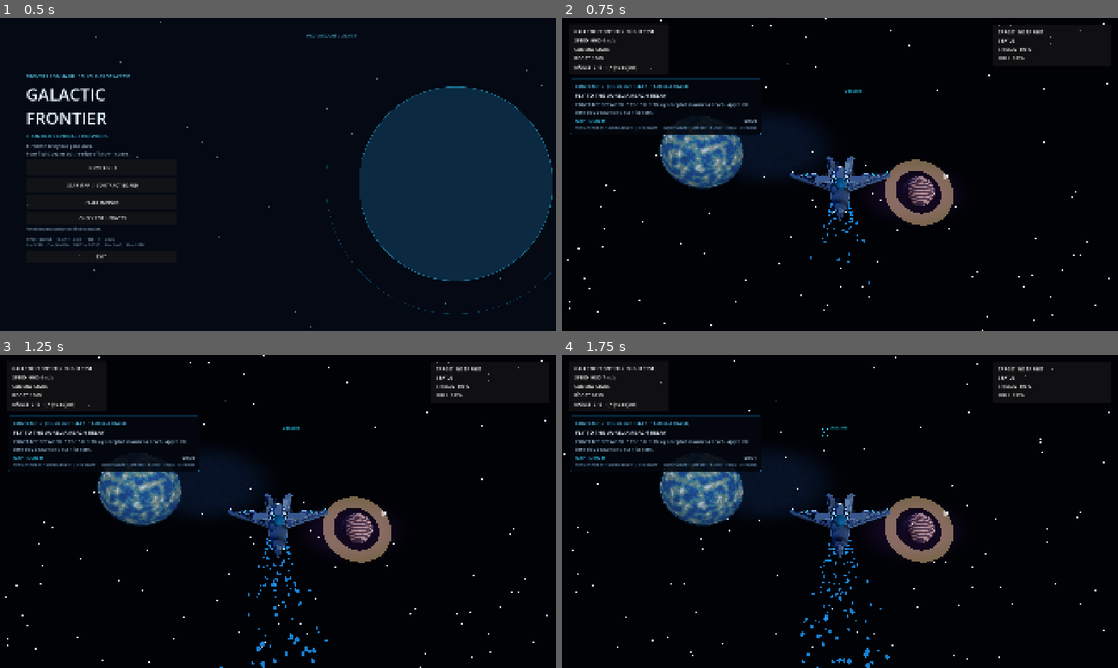
Above: before the commit, frames 1-4 (two rows, left to right).
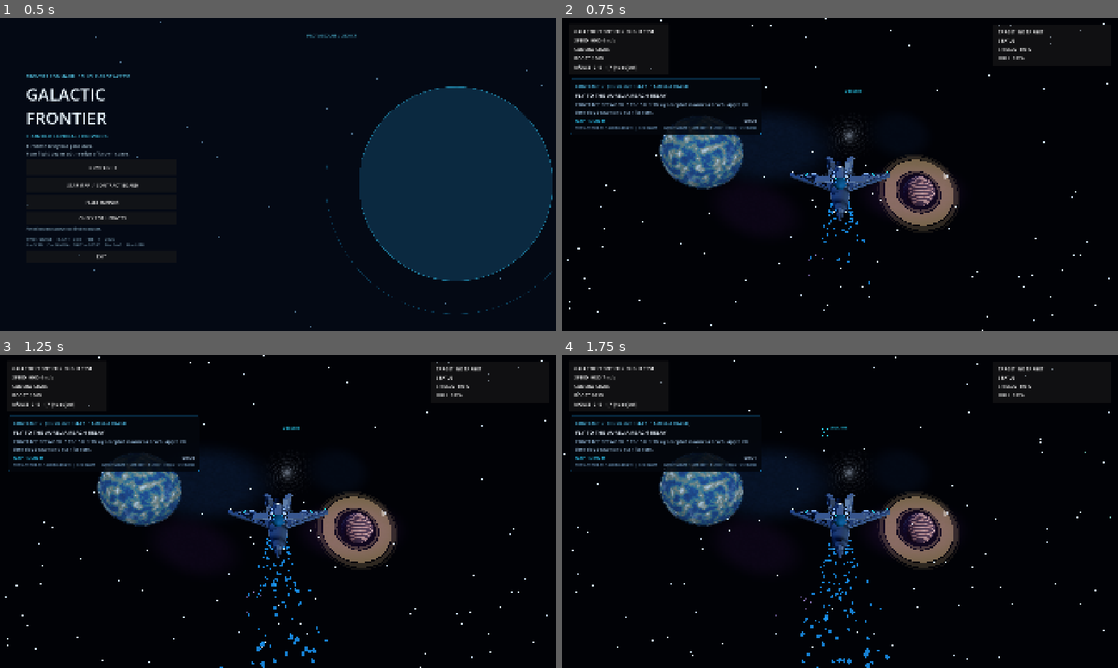
Above: after the commit, the same moments.

Repository: valdissor1990-ui/GALACTIC-FRONTIER
Game: Godot game, scene res://scenes/bootstrap/main.tscn
Same seed, same stepped clock (60 frames per second), same inputs: the game is played once before the commit and once after it.
Inputs (mouse positions are in pixels of both pictures, inside the frame that each line leads up to):
- Up to frame 1 (0.5 s): no input
- Up to frame 2 (0.75 s): click "NEW FLIGHT" at 0.5 s
- Up to frame 3 (1.25 s): no input
- Up to frame 4 (1.75 s): tap Enter at 1.25 s; move the mouse to (867, 511) at 1.27 s; hold W (move_forward) from 1.28 s (still down); hold Shift (boost) from 1.28 s (still down)

Frame 1 is identical in both runs. In frame 2, 0.8% of the frame differs, in the area x 17-72%, y 14-83%; in frame 3, 0.8%; in frame 4, 0.8%, in the area x 17-99%, y 14-84%.

Commit message:
Add layered star clusters and nebula depth (#83)
* Add layered planetary rings and interplanetary dust field

* Add a visible rotating storm system to the gas giant

* Test layered planetary rings and batched cosmic dust

* Run Godot CI for deep-space detail review

* Add procedural spiral galaxy landmark to deep space

* Cover procedural distant galaxy generation

* Stabilize active-camera environment regression test

* Add chromatic star clusters and layered distant nebulae

* Allocate custom star data before MultiMesh instances

* Test chromatic star clusters and four nebula depth layers

* Enable Godot CI for star-cluster visual pass

* Verify star cluster camera tracking and per-instance colors

* Add subtle animated stellar scintillation

* Fix star instance shader data and camera tracking

* Document spectral star cluster rendering

* Avoid renderer-dependent MultiMesh color readback assertion

* Add chromatic layered interplanetary dust rendering

* Test chromatic dust batching and shared shader material

* Keep additive dust motes visually restrained

* Add animated procedural cloud shell to the nearby planet

* Test procedural planet cloud shell and camera tracking

* Add procedural crater terrain to distant moon

* Test procedural lunar crater material

* Add per-instance asteroid silhouettes and mineral variation

* Test per-asteroid procedural variation data

Diff:
--- a/scripts/environment/space_environment.gd
+++ b/scripts/environment/space_environment.gd
@@ -7,13 +7,17 @@
 
 var _rng := RandomNumberGenerator.new()
 var _starfield: MultiMeshInstance3D
+var _star_clusters: MultiMeshInstance3D
 var _system_id: String = "aurelia"
 var _theme: Dictionary = {}
 var _planet_visual: MeshInstance3D
 var _planet_atmosphere: MeshInstance3D
+var _planet_clouds: MeshInstance3D
 var _companion_planet: MeshInstance3D
 var _companion_rings: MeshInstance3D
 var _companion_moon: MeshInstance3D
+var _cosmic_dust: MultiMeshInstance3D
+var _distant_galaxy: MeshInstance3D
 
 
 func _ready() -> void:
@@ -21,10 +25,13 @@
 	_load_system_theme()
 	_build_world_environment()
 	_build_starfield()
+	_build_star_clusters()
 	_build_nebulae()
+	_build_distant_galaxy()
 	_build_planet()
 	_build_companion_worlds()
 	_build_asteroid_field()
+	_build_cosmic_dust()
 
 
 func _process(delta: float) -> void:
@@ -38,6 +45,8 @@
 	# tens of kilometres; static backdrop geometry would otherwise be left
 	# behind at the starting carrier and leave later combat shots almost black.
 	_starfield.global_position = camera.global_position
+	if is_instance_valid(_star_clusters):
+		_star_clusters.global_position = camera.global_position
 	var camera_transform := camera.global_transform
 	var primary_nebula := get_node_or_null("PrimaryNebula") as Node3D
 	if primary_nebula != null:
@@ -45,6 +54,14 @@
 	var secondary_nebula := get_node_or_null("SecondaryNebula") as Node3D
 	if secondary_nebula != null:
 		secondary_nebula.global_transform = camera_transform * Transform3D(Basis.IDENTITY, Vector3(158.0, -42.0, -520.0))
+	var tertiary_nebula := get_node_or_null("TertiaryNebula") as Node3D
+	if tertiary_nebula != null:
+		tertiary_nebula.global_transform = camera_transform * Transform3D(Basis(Vector3.FORWARD, deg_to_rad(18.0)), Vector3(-265.0, -112.0, -760.0))
+	var far_nebula := get_node_or_null("FarNebula") as Node3D
+	if far_nebula != null:
+		far_nebula.global_transform = camera_transform * Transform3D(Basis(Vector3.UP, deg_to_rad(24.0)), Vector3(285.0, 185.0, -1120.0))
+	if is_instance_valid(_distant_galaxy):
+		_distant_galaxy.global_transform = camera_transform * Transform3D(Basis(Vector3.UP, deg_to_rad(-18.0)), Vector3(35.0, 148.0, -920.0))
 
 	# Aurelia is a distant sky landmark, not a nearby world object. Keep its
 	# visual shell camera-relative; its physical collision proxy remains fixed
@@ -54,6 +71,9 @@
 		_planet_visual.global_position = planet_position
 	if is_instance_valid(_planet_atmosphere):
 		_planet_atmosphere.global_position = planet_position
+	if is_instance_valid(_planet_clouds):
+		_planet_clouds.global_position = planet_position
+		_planet_clouds.rotate_y(delta * 0.0038)
 	if is_instance_valid(_companion_planet):
 		_companion_planet.global_position = camera.global_position + camera.global_basis * Vector3(430.0, -92.0, -1320.0)
 		_companion_planet.rotate_y(delta * 0.003)
@@ -63,6 +83,7 @@
 		_companion_rings.global_transform = Transform3D(ring_basis.scaled(Vector3.ONE * 100.0), ring_position)
 	if is_instance_valid(_companion_moon):
 		_companion_moon.global_position = camera.global_position + camera.global_basis * Vector3(620.0, -12.0, -1430.0)
+		_companion_moon.rotate_y(delta * 0.012)
 
 
 
@@ -197,6 +218,8 @@
 		_theme.get("nebula_b", Color(0.52, 0.20, 0.94, 0.32)),
 		8821
 	)
+	_add_nebula("TertiaryNebula", Vector3(-265.0, -112.0, -760.0), Vector2(360.0, 220.0), _theme.get("nebula_b", Color(0.52, 0.20, 0.94, 0.32)) * Color(1.0, 1.0, 1.0, 0.62), 29117)
+	_add_nebula("FarNebula", Vector3(285.0, 185.0, -1120.0), Vector2(430.0, 270.0), _theme.get("nebula_a", Color(0.16, 0.40, 1.0, 0.38)) * Color(1.0, 1.0, 1.0, 0.44), 77291)
 
 
 func _add_nebula(node_name: String, position: Vector3, dimensions: Vector2, tint: Color, seed_value: int) -> void:
@@ -257,6 +280,92 @@
 	cloud.rotation_degrees = Vector3(8.0, 0.0, -4.0)
 	add_child(cloud)
 
+
+func _build_distant_galaxy() -> void:
+	# A procedural spiral galaxy adds a recognisable deep-space landmark behind the local nebula layers.
+	var shader := Shader.new()
+	shader.code = """
+shader_type spatial;
+render_mode unshaded, blend_add, depth_draw_never, cull_disabled;
+uniform vec4 galaxy_tint : source_color = vec4(0.46, 0.58, 1.0, 0.52);
+void fragment() {
+	vec2 p = (UV - vec2(0.5)) * vec2(2.0, 1.35);
+	float radius = length(p);
+	float angle = atan(p.y, p.x);
+	float spiral = sin(angle * 3.0 + radius * 25.0 + sin(angle * 2.0) * 1.2);
+	float arms = exp(-abs(spiral) * 3.4) * exp(-radius * 2.8);
+	float core = exp(-radius * 13.0) * 1.25;
+	float dust_lane = smoothstep(0.08, 0.42, abs(spiral + 0.18)) * arms;
+	float grain = sin(UV.x * 391.0 + sin(UV.y * 277.0) * 4.0) * sin(UV.y * 317.0) * 0.06;
+	float edge = 1.0 - smoothstep(0.42, 0.98, radius);
+	float intensity = max(0.0, arms * 0.68 + core - dust_lane * 0.22 + grain) * edge;
+	ALBEDO = galaxy_tint.rgb;
+	EMISSION = galaxy_tint.rgb * (0.25 + intensity * 2.1);
+	ALPHA = clamp(intensity * galaxy_tint.a, 0.0, 0.42);
+}
+"""
+	var material := ShaderMaterial.new()
+	material.shader = shader
+	var tint: Color = _theme.get("star", Color(0.72, 0.84, 1.0))
+	material.set_shader_parameter("galaxy_tint", Color(tint.r, tint.g, tint.b, 0.62))
+	var quad := QuadMesh.new()
+	quad.size = Vector2(260.0, 168.0)
+	quad.material = material
+	_distant_galaxy = MeshInstance3D.new()
+	_distant_galaxy.name = "DistantSpiralGalaxy"
+	_distant_galaxy.mesh = quad
+	add_child(_distant_galaxy)
+
+func _build_star_clusters() -> void:
+	# Camera-relative clusters add foreground depth; per-instance color and phase
+	# keep spectral types distinct while the shader adds restrained scintillation.
+	const CLUSTER_COUNT := 6
+	const STARS_PER_CLUSTER := 92
+	var star_mesh := SphereMesh.new()
+	star_mesh.radius = 0.52
+	star_mesh.height = 1.04
+	star_mesh.radial_segments = 6
+	star_mesh.rings = 4
+	var shader := Shader.new()
+	shader.code = """
+shader_type spatial;
+render_mode unshaded;
+varying vec4 star_custom;
+void vertex() {
+	star_custom = INSTANCE_CUSTOM;
+}
+void fragment() {
+	vec4 tint = star_custom;
+	float pulse = 0.82 + 0.18 * sin(TIME * 1.4 + tint.a * 6.28318);
+	ALBEDO = tint.rgb * pulse;
+	EMISSION = tint.rgb * (1.1 + pulse * 2.4);
+}
+"""
+	var material := ShaderMaterial.new()
+	material.shader = shader
+	star_mesh.material = material
+	var cluster_multimesh := MultiMesh.new()
+	cluster_multimesh.transform_format = MultiMesh.TRANSFORM_3D
+	cluster_multimesh.use_custom_data = true
+	cluster_multimesh.mesh = star_mesh
+	cluster_multimesh.instance_count = CLUSTER_COUNT * STARS_PER_CLUSTER
+	_star_clusters = MultiMeshInstance3D.new()
+	_star_clusters.name = "ChromaticStarClusters"
+	_star_clusters.multimesh = cluster_multimesh
+	var cluster_directions: Array[Vector3] = [Vector3(-0.72, 0.28, -0.63), Vector3(0.56, 0.48, -0.67), Vector3(-0.12, -0.62, -0.77), Vector3(0.82, -0.18, -0.54), Vector3(-0.88, -0.22, -0.41), Vector3(0.18, 0.82, -0.54)]
+	var palettes: Array[Color] = [Color(0.58, 0.76, 1.0), Color(1.0, 0.76, 0.52), Color(0.72, 0.62, 1.0), Color(0.56, 0.94, 0.88), Color(1.0, 0.88, 0.72), Color(0.72, 0.82, 1.0)]
+	for cluster_index in range(CLUSTER_COUNT):
+		var center := cluster_directions[cluster_index].normalized() * _rng.randf_range(700.0, 1040.0)
+		var palette: Color = palettes[cluster_index]
+		for star_index in range(STARS_PER_CLUSTER):
+			var index := cluster_index * STARS_PER_CLUSTER + star_index
+			var position := center + Vector3(_rng.randfn(0.0, 42.0), _rng.randfn(0.0, 42.0), _rng.randfn(0.0, 42.0))
+			var size := _rng.randf_range(0.8, 2.6)
+			var basis := Basis.from_euler(Vector3(_rng.randf_range(0.0, TAU), _rng.randf_range(0.0, TAU), 0.0)).scaled(Vector3.ONE * size)
+			_star_clusters.multimesh.set_instance_transform(index, Transform3D(basis, position))
+			var brightness := _rng.randf_range(0.35, 1.0)
+			_star_clusters.multimesh.set_instance_custom_data(index, Color(palette.r * brightness, palette.g * brightness, palette.b * brightness, _rng.randf_range(0.0, 1.0)))
+	add_child(_star_clusters)
 
 func _build_planet() -> void:
 	var planet := MeshInstance3D.new()
@@ -302,6 +411,66 @@
 	_planet_atmosphere = atmosphere
 	add_child(atmosphere)
 
+	# A separate, slowly rotating cloud shell gives the nearby world real depth.
+	var cloud_shell := MeshInstance3D.new()
+	cloud_shell.name = "AureliaCloudLayer" if _system_id == "aurelia" else "PlanetCloudLayer_%s" % _system_id
+	var cloud_mesh := SphereMesh.new()
+	cloud_mesh.radius = 1.0
+	cloud_mesh.height = 2.0
+	cloud_mesh.radial_segments = 96
+	cloud_mesh.rings = 48
+	var cloud_shader := Shader.new()
+	cloud_shader.code = """
+shader_type spatial;
+render_mode unshaded, blend_mix, depth_draw_never, cull_disabled;
+uniform vec4 cloud_tint : source_color = vec4(0.78, 0.86, 1.0, 0.30);
+uniform float cloud_coverage = 0.56;
+float hash21(vec2 p) {
+	p = fract(p * vec2(123.34, 456.21));
+	p += dot(p, p + 45.32);
+	return fract(p.x * p.y);
+}
+float noise21(vec2 p) {
+	vec2 i = floor(p);
+	vec2 f = fract(p);
+	f = f * f * (3.0 - 2.0 * f);
+	return mix(mix(hash21(i), hash21(i + vec2(1.0, 0.0)), f.x),
+		mix(hash21(i + vec2(0.0, 1.0)), hash21(i + vec2(1.0, 1.0)), f.x), f.y);
+}
+float fbm(vec2 p) {
+	float value = 0.0;
+	float amplitude = 0.5;
+	for (int i = 0; i < 5; i++) {
+		value += noise21(p) * amplitude;
+		p = p * 2.03 + vec2(13.7, 7.1);
+		amplitude *= 0.5;
+	}
+	return value;
+}
+void fragment() {
+	vec2 p = UV * vec2(12.0, 6.0);
+	p.x += TIME * 0.006;
+	float broad = fbm(p);
+	float detail = fbm(p * 2.1 + vec2(4.2, 8.7));
+	float clouds = broad * 0.72 + detail * 0.28;
+	float coverage = smoothstep(cloud_coverage, cloud_coverage + 0.19, clouds);
+	float wisps = smoothstep(0.68, 0.86, detail) * 0.16;
+	float density = clamp(coverage * 0.82 + wisps, 0.0, 0.72);
+	ALBEDO = cloud_tint.rgb;
+	EMISSION = cloud_tint.rgb * 0.08;
+	ALPHA = density * cloud_tint.a;
+}
+"""
+	var cloud_material := ShaderMaterial.new()
+	cloud_material.shader = cloud_shader
+	cloud_material.set_shader_parameter("cloud_tint", Color(0.76, 0.84, 1.0, 0.34))
+	cloud_material.set_shader_parameter("cloud_coverage", 0.53)
+	cloud_mesh.material = cloud_material
+	cloud_shell.mesh = cloud_mesh
+	cloud_shell.scale = Vector3.ONE * 43.65
+	_planet_clouds = cloud_shell
+	add_child(cloud_shell)
+
 
 
 
@@ -331,6 +500,11 @@
 	float fine_bands = sin((latitude + warp * 2.0) * 238.0) * 0.12;
 	float cloud = smoothstep(-0.25, 0.72, broad_bands + fine_bands);
 	vec3 band_color = mix(band_dark.rgb, band_light.rgb, cloud);
+	float storm_distance = length(vec2((UV.x - 0.63) * 1.8, UV.y - 0.43));
+	float storm_edge = 1.0 - smoothstep(0.025, 0.105, storm_distance);
+	float storm_swirl = sin(atan(UV.y - 0.43, (UV.x - 0.63) * 1.8) * 7.0 + storm_distance * 210.0);
+	vec3 storm_color = mix(band_highlight.rgb, band_dark.rgb, smoothstep(-0.4, 0.65, storm_swirl));
+	band_color = mix(band_color, storm_color, storm_edge * 0.82);
 	ALBEDO = mix(band_color, band_highlight.rgb, smoothstep(0.68, 0.96, broad_bands) * 0.28);
 	ROUGHNESS = 0.91;
 	METALLIC = 0.0;
@@ -368,6 +542,9 @@
 	ring.scale = Vector3.ONE * 100.0
 	_companion_rings = ring
 	add_child(ring)
+	_add_ring_detail(ring, "NacreonInnerRing", 1.06, 1.17, 0.30)
+	_add_ring_detail(ring, "NacreonOuterRing", 1.92, 2.12, 0.22)
+	_add_ring_detail(ring, "NacreonDustBand", 2.18, 2.25, 0.10)
 
 	var moon := MeshInstance3D.new()
 	moon.name = "NacreonMoon"
@@ -376,9 +553,44 @@
 	moon_mesh.height = 2.0
 	moon_mesh.radial_segments = 32
 	moon_mesh.rings = 16
-	var moon_material := StandardMaterial3D.new()
-	moon_material.albedo_color = _theme.get("snow", Color(0.34, 0.39, 0.46))
-	moon_material.roughness = 0.96
+	var moon_shader := Shader.new()
+	moon_shader.code = """
+shader_type spatial;
+render_mode diffuse_burley, specular_schlick_ggx;
+uniform vec4 moon_tint : source_color = vec4(0.66, 0.70, 0.76, 1.0);
+float hash22(vec2 p) {
+	p = fract(p * vec2(123.34, 456.21));
+	p += dot(p, p + 45.32);
+	return fract(p.x * p.y);
+}
+float value_noise(vec2 p) {
+	vec2 i = floor(p);
+	vec2 f = fract(p);
+	f = f * f * (3.0 - 2.0 * f);
+	return mix(mix(hash22(i), hash22(i + vec2(1.0, 0.0)), f.x),
+		mix(hash22(i + vec2(0.0, 1.0)), hash22(i + vec2(1.0, 1.0)), f.x), f.y);
+}
+void fragment() {
+	vec2 grid = UV * vec2(34.0, 17.0);
+	vec2 cell = floor(grid);
+	vec2 local = fract(grid);
+	float seed = hash22(cell);
+	vec2 crater_center = vec2(0.5) + vec2(hash22(cell + 3.1), hash22(cell + 7.7)) * 0.30 - 0.15;
+	float crater_radius = mix(0.16, 0.43, hash22(cell + 11.3));
+	float distance_to_crater = length((local - crater_center) * vec2(1.0, 0.82));
+	float crater = 1.0 - smoothstep(crater_radius * 0.66, crater_radius, distance_to_crater);
+	float rim = smoothstep(crater_radius * 0.82, crater_radius * 0.96, distance_to_crater)
+		* (1.0 - smoothstep(crater_radius * 0.98, crater_radius * 1.18, distance_to_crater));
+	float terrain = value_noise(UV * vec2(82.0, 41.0));
+	float albedo = 0.66 + terrain * 0.18 - crater * 0.28 + rim * 0.18;
+	ALBEDO = moon_tint.rgb * albedo;
+	ROUGHNESS = 0.98;
+	METALLIC = 0.0;
+}
+"""
+	var moon_material := ShaderMaterial.new()
+	moon_material.shader = moon_shader
+	moon_material.set_shader_parameter("moon_tint", _theme.get("snow", Color(0.66, 0.70, 0.76)))
 	moon_mesh.material = moon_material
 	moon.mesh = moon_mesh
 	moon.scale = Vector3.ONE * 18.0
@@ -441,13 +653,16 @@
 render_mode diffuse_burley, specular_schlick_ggx;
 
 varying float rock_variation;
+varying vec4 asteroid_custom;
 uniform vec4 rock_tint = vec4(0.48, 0.52, 0.56, 1.0);
 
 void vertex() {
+	asteroid_custom = INSTANCE_CUSTOM;
 	vec3 p = VERTEX;
-	float broad = sin(p.x * 4.7 + p.y * 2.1) * cos(p.z * 3.8 - p.x * 1.9);
-	float fracture = sin(p.y * 9.3 + p.z * 6.1) * cos(p.x * 8.2 + p.z * 4.4);
-	float chips = sin(p.x * 15.0 + p.y * 11.0) * sin(p.z * 13.0 - p.y * 7.0);
+	float seed = asteroid_custom.a * 6.28318;
+	float broad = sin(p.x * 4.7 + p.y * 2.1 + seed) * cos(p.z * 3.8 - p.x * 1.9 + seed * 0.7);
+	float fracture = sin(p.y * 9.3 + p.z * 6.1 + seed * 1.8) * cos(p.x * 8.2 + p.z * 4.4 - seed);
+	float chips = sin(p.x * 15.0 + p.y * 11.0 + seed * 2.4) * sin(p.z * 13.0 - p.y * 7.0 + seed);
 	float displacement = broad * 0.105 + fracture * 0.042 + chips * 0.014;
 	VERTEX += NORMAL * displacement;
 	rock_variation = broad * 0.5 + fracture * 0.22 + chips * 0.12;
@@ -456,8 +671,9 @@
 void fragment() {
 	float strata = sin(VERTEX.x * 8.0 + VERTEX.y * 5.0 + VERTEX.z * 7.0) * 0.035;
 	float value = clamp(0.30 + rock_variation * 0.24 + strata, 0.12, 0.48);
-	ALBEDO = rock_tint.rgb * value;
-	METALLIC = 0.12;
+	vec3 mineral_tint = mix(vec3(0.72), vec3(1.18), asteroid_custom.rgb);
+	ALBEDO = rock_tint.rgb * value * mineral_tint;
+	METALLIC = 0.08 + asteroid_custom.g * 0.16;
 	ROUGHNESS = 0.94;
 }
 """
@@ -466,7 +682,14 @@
 	asteroid_material.set_shader_parameter("rock_tint", _theme.get("asteroid_tint", Color(0.48, 0.52, 0.56)))
 	asteroid_mesh.material = asteroid_material
 
-	var field := _make_multimesh("AsteroidField", asteroid_mesh, asteroid_count)
+	var asteroid_multimesh := MultiMesh.new()
+	asteroid_multimesh.transform_format = MultiMesh.TRANSFORM_3D
+	asteroid_multimesh.use_custom_data = true
+	asteroid_multimesh.mesh = asteroid_mesh
+	asteroid_multimesh.instance_count = asteroid_count
+	var field := MultiMeshInstance3D.new()
+	field.name = "AsteroidField"
+	field.multimesh = asteroid_multimesh
 	for index in range(asteroid_count):
 		var position := _random_asteroid_position()
 		var size := _rng.randf_range(0.8, 3.8)
@@ -481,8 +704,97 @@
 			size * _rng.randf_range(0.72, 1.25)
 		))
 		field.multimesh.set_instance_transform(index, Transform3D(basis, position))
+		field.multimesh.set_instance_custom_data(index, Color(_rng.randf_range(0.0, 1.0), _rng.randf_range(0.0, 1.0), _rng.randf_range(0.0, 1.0), _rng.randf()))
 		_add_asteroid_collision(index, position, size)
 	add_child(field)
+
+
+func _add_ring_detail(parent: MeshInstance3D, node_name: String, inner_radius: float, outer_radius: float, alpha: float) -> void:
+	var band := MeshInstance3D.new()
+	band.name = node_name
+	var mesh := TorusMesh.new()
+	mesh.inner_radius = inner_radius
+	mesh.outer_radius = outer_radius
+	mesh.rings = 112
+	mesh.ring_segments = 10
+	var material := StandardMaterial3D.new()
+	material.shading_mode = BaseMaterial3D.SHADING_MODE_UNSHADED
+	material.transparency = BaseMaterial3D.TRANSPARENCY_ALPHA
+	var tint: Color = _theme.get("ring_tint", Color(0.68, 0.54, 0.38))
+	material.albedo_color = Color(tint.r, tint.g, tint.b, alpha)
+	material.emission_enabled = true
+	material.emission = tint * 0.12
+	material.emission_energy_multiplier = 0.12
+	mesh.material = material
+	band.mesh = mesh
+	parent.add_child(band)
+
+
+func _build_cosmic_dust() -> void:
+	# Layered, chromatic dust motes trace the long flight corridor. A single
+	# custom-data MultiMesh keeps this visual detail out of the physics scene.
+	const DUST_COUNT := 1800
+	var dust_mesh := SphereMesh.new()
+	dust_mesh.radius = 0.22
+	dust_mesh.height = 0.44
+	dust_mesh.radial_segments = 5
+	dust_mesh.rings = 3
+	var dust_shader := Shader.new()
+	dust_shader.code = """
+shader_type spatial;
+render_mode unshaded, blend_add, depth_draw_never, cull_disabled;
+varying vec4 dust_custom;
+void vertex() {
+	dust_custom = INSTANCE_CUSTOM;
+}
+void fragment() {
+	float shimmer = 0.82 + 0.18 * sin(TIME * 0.65 + dust_custom.a * 6.28318);
+	ALBEDO = dust_custom.rgb * shimmer;
+	EMISSION = dust_custom.rgb * (0.22 + shimmer * 0.72);
+	ALPHA = clamp(dust_custom.a * 0.30, 0.035, 0.24);
+}
+"""
+	var dust_material := ShaderMaterial.new()
+	dust_material.shader = dust_shader
+	dust_mesh.material = dust_material
+	var dust_multimesh := MultiMesh.new()
+	dust_multimesh.transform_format = MultiMesh.TRANSFORM_3D
+	dust_multimesh.use_custom_data = true
+	dust_multimesh.mesh = dust_mesh
+	dust_multimesh.instance_count = DUST_COUNT
+	_cosmic_dust = MultiMeshInstance3D.new()
+	_cosmic_dust.name = "InterplanetaryDust"
+	_cosmic_dust.multimesh = dust_multimesh
+	var dust_palettes: Array[Color] = [
+		Color(0.28, 0.48, 0.82), Color(0.46, 0.62, 0.92),
+		Color(0.72, 0.48, 0.34), Color(0.42, 0.72, 0.72),
+		Color(0.72, 0.66, 0.52)
+	]
+	var route_points: Array[Vector3] = [Vector3(0.0, 0.0, 90.0), Vector3(0.0, 18.0, -13500.0), Vector3(520.0, -28.0, -33000.0), Vector3(0.0, 0.0, 90.0)]
+	for index in range(DUST_COUNT):
+		var segment := _rng.randi_range(0, route_points.size() - 2)
+		var start := route_points[segment]
+		var end := route_points[segment + 1]
+		var forward := (end - start).normalized()
+		var center := start.lerp(end, _rng.randf_range(0.02, 0.98))
+		var axis := Vector3.UP if absf(forward.dot(Vector3.UP)) < 0.92 else Vector3.RIGHT
+		var side := forward.cross(axis).normalized()
+		var vertical := forward.cross(side).normalized()
+		var angle := _rng.randf_range(0.0, TAU)
+		var radius := _rng.randf_range(850.0, 2800.0)
+		var position := center + side * cos(angle) * radius + vertical * sin(angle) * radius
+		var size := _rng.randf_range(0.35, 1.65)
+		# Flattened, irregular flakes catch light differently from spherical stars.
+		var basis := Basis.from_euler(Vector3(_rng.randf_range(0.0, TAU), _rng.randf_range(0.0, TAU), _rng.randf_range(0.0, TAU))).scaled(Vector3(
+			size * _rng.randf_range(0.55, 1.25),
+			size * _rng.randf_range(0.35, 0.75),
+			size * _rng.randf_range(1.4, 3.2)
+		))
+		_cosmic_dust.multimesh.set_instance_transform(index, Transform3D(basis, position))
+		var tint: Color = dust_palettes[_rng.randi_range(0, dust_palettes.size() - 1)]
+		var brightness := _rng.randf_range(0.32, 0.82)
+		_cosmic_dust.multimesh.set_instance_custom_data(index, Color(tint.r * brightness, tint.g * brightness, tint.b * brightness, _rng.randf()))
+	add_child(_cosmic_dust)
 
 
 func _random_asteroid_position() -> Vector3:
--- a/tests/environment/test_space_collisions.gd
+++ b/tests/environment/test_space_collisions.gd
@@ -20,6 +20,7 @@
 	_check(obstacles.size() >= 100, "planet and asteroid collision proxies must be registered")
 	var asteroid_field := environment.get_node_or_null("AsteroidField") as MultiMeshInstance3D
 	_check(asteroid_field != null, "the procedural asteroid belt must use one batched MultiMesh")
+	_check(asteroid_field != null and asteroid_field.multimesh.use_custom_data, "asteroid instances carry individual shape seeds and mineral tint data")
 	if asteroid_field != null:
 		var relay_sector_count := 0
 		var outer_sector_count := 0
@@ -44,12 +45,32 @@
 	_check(environment.has_node("NacreonGasGiant"), "a ringed gas giant landmark is generated")
 	_check(environment.has_node("NacreonRings"), "the distant gas giant has a separate ring mesh")
 	_check(environment.has_node("NacreonMoon"), "the distant planetary system includes a moon")
+	var cratered_moon := environment.get_node_or_null("NacreonMoon") as MeshInstance3D
+	_check(cratered_moon != null and cratered_moon.mesh.material is ShaderMaterial, "the distant moon has procedural crater and regolith shading")
+	_check(environment.has_node("DistantSpiralGalaxy"), "a procedural spiral galaxy is generated as a distant sky landmark")
+	var cloud_layer := environment.get_node_or_null("AureliaCloudLayer") as MeshInstance3D
+	_check(cloud_layer != null and cloud_layer.mesh.material is ShaderMaterial, "the nearby planet has a separate procedural cloud shell")
+	var star_clusters := environment.get_node_or_null("ChromaticStarClusters") as MultiMeshInstance3D
+	_check(star_clusters != null and star_clusters.multimesh.instance_count == 552 and star_clusters.multimesh.use_custom_data, "six chromatic star clusters use one custom-data MultiMesh")
+	_check(environment.has_node("PrimaryNebula") and environment.has_node("SecondaryNebula") and environment.has_node("TertiaryNebula") and environment.has_node("FarNebula"), "four nebula layers are generated at different depths")
+	var ring_root := environment.get_node_or_null("NacreonRings") as MeshInstance3D
+	_check(ring_root != null and ring_root.has_node("NacreonInnerRing") and ring_root.has_node("NacreonOuterRing") and ring_root.has_node("NacreonDustBand"), "planetary rings include separate inner, outer and diffuse dust bands")
+	var dust_field := environment.get_node_or_null("InterplanetaryDust") as MultiMeshInstance3D
+	_check(dust_field != null and dust_field.multimesh.instance_count == 1800, "1800 interplanetary dust flakes are populated in one batched MultiMesh")
+	_check(dust_field != null and dust_field.multimesh.use_custom_data, "interplanetary dust uses per-instance spectral tint and shimmer data")
+	_check(dust_field != null and dust_field.multimesh.mesh.material is ShaderMaterial, "interplanetary dust uses one shared shader material rather than per-particle nodes")
 	var sky_camera := Camera3D.new()
 	sky_camera.position = Vector3(120.0, 34.0, -240.0)
 	sky_camera.current = true
 	root.add_child(sky_camera)
 	sky_camera.make_current()
 	await process_frame
+	await process_frame
+	environment.call("_process", 0.0)
+	var tracked_clusters := environment.get_node("ChromaticStarClusters") as MultiMeshInstance3D
+	_check(tracked_clusters.global_position.distance_to(sky_camera.global_position) < 0.01, "chromatic star clusters remain camera-relative during long flights")
+	var tracked_clouds := environment.get_node("AureliaCloudLayer") as MeshInstance3D
+	_check(tracked_clouds.global_position.distance_to(sky_camera.global_position + sky_camera.global_basis * Vector3(-160.0, 26.0, -285.0)) < 1.0, "planet cloud shell tracks the planet during long flights")
 	var giant := environment.get_node("NacreonGasGiant") as MeshInstance3D
 	var expected_giant_position := sky_camera.global_position + sky_camera.global_basis * Vector3(430.0, -92.0, -1320.0)
 	_check(giant.global_position.distance_to(expected_giant_position) < 1.0, "gas giant remains visible as the player travels")
